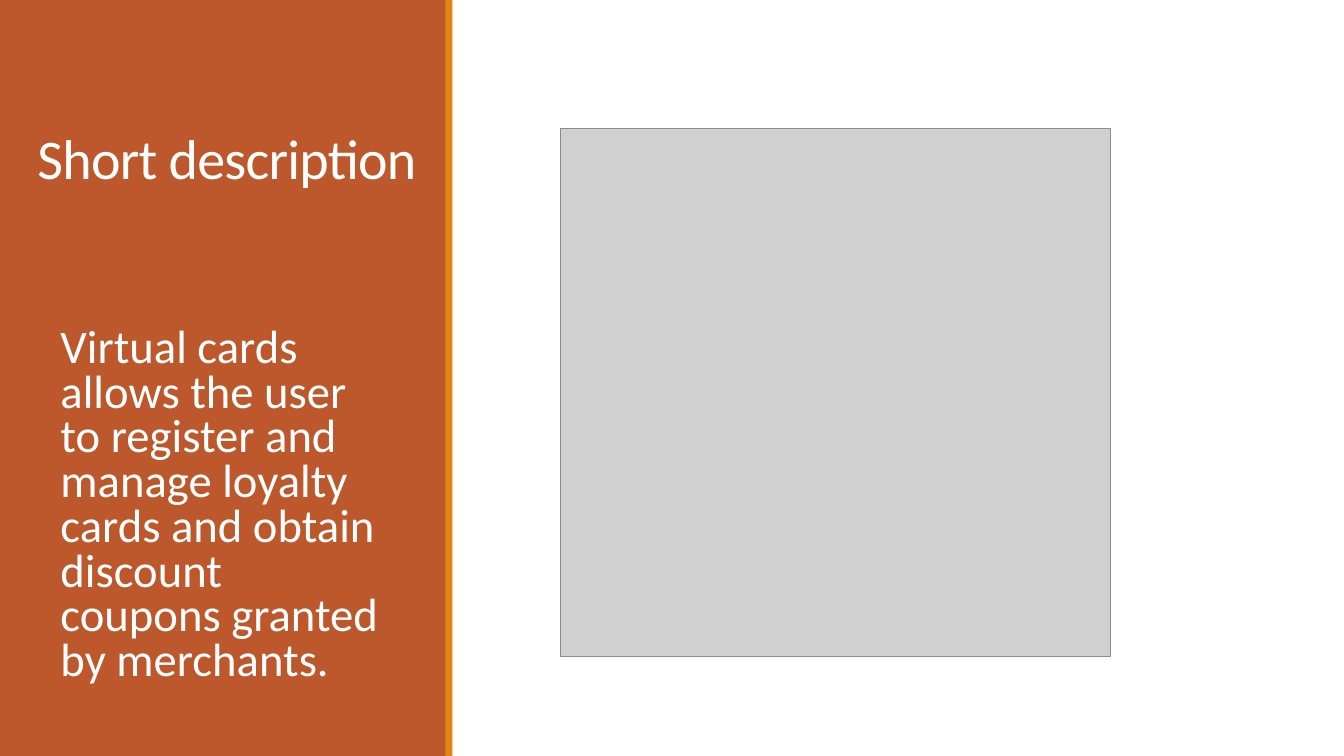
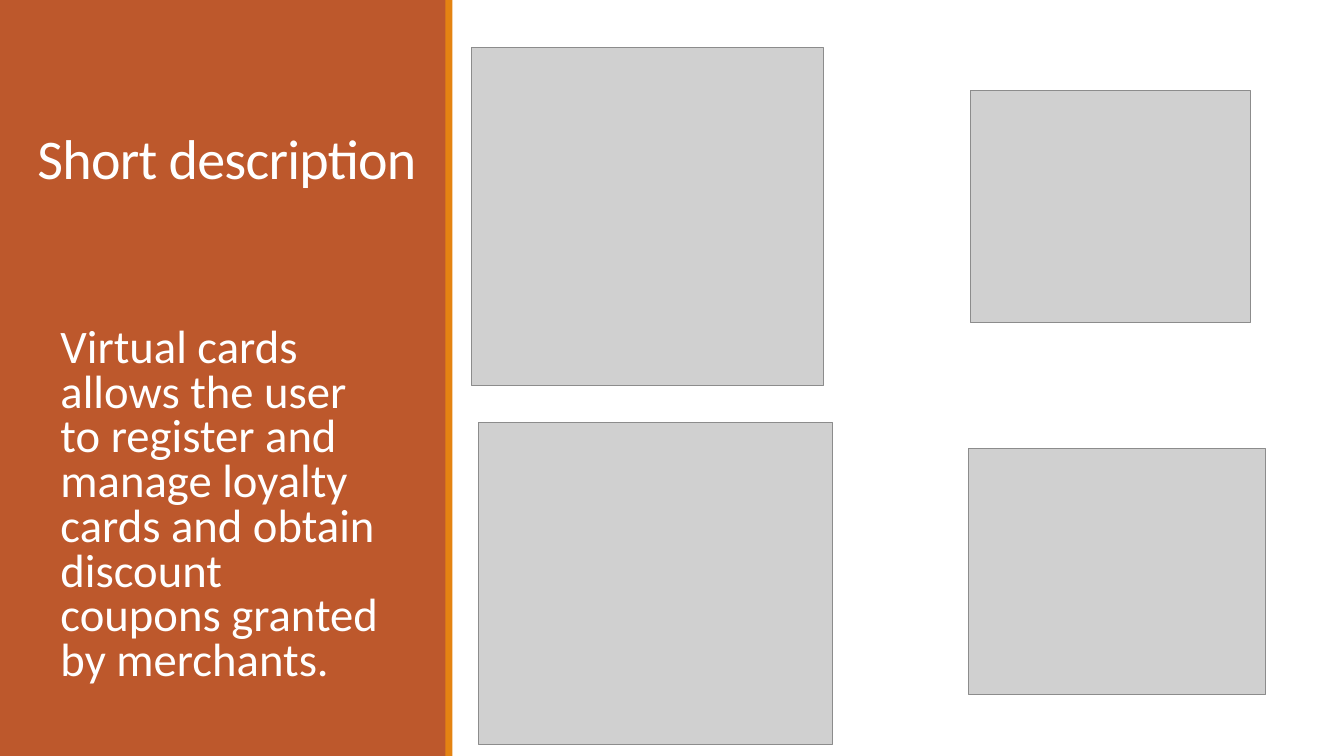
Before and after one commit to corinaradu/siit-testing, a slide deck: slide 2 of final-project/virtual-cards/virtual-cards.pptx. Drawn at 1344x756 pixels with LibreOffice and Linux fonts; fonts in the diff are those of the drawing; grey boxes stand for pictures. Boxes give left, top, right and bottom in pixels: in the first picture for what was removed or moved away, otherwise in the second. Text is boxed around its words. In the diff, an @@ line names an element or a change of style, - is before the commit and + after.

```diff
--- a/final-project/virtual-cards/virtual-cards.pptx
+++ b/final-project/virtual-cards/virtual-cards.pptx
@@ picture: place and size @@
-picture at [561, 129, 1111, 657]
+picture at [472, 48, 824, 386]
@@ picture added at [971, 91, 1251, 323] @@
@@ picture added at [479, 422, 833, 744] @@
@@ picture added at [969, 449, 1265, 695] @@
```
Also in this commit, not shown: 1 other slide changed, 8 other files.
